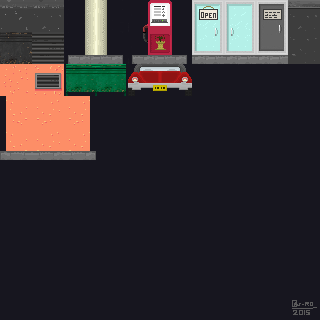
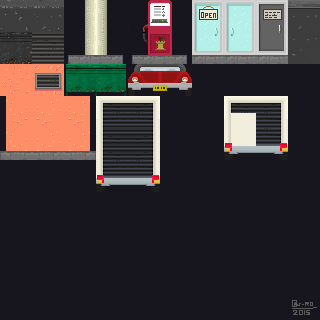
Two versions of the same layered image (320 x 320). Layer-by-layer changes:
added layer "Layer" above "V2" over (x1=231, y1=113, x2=256, y2=128)
painted on "V2" over (x1=96, y1=96, x2=288, y2=192)
